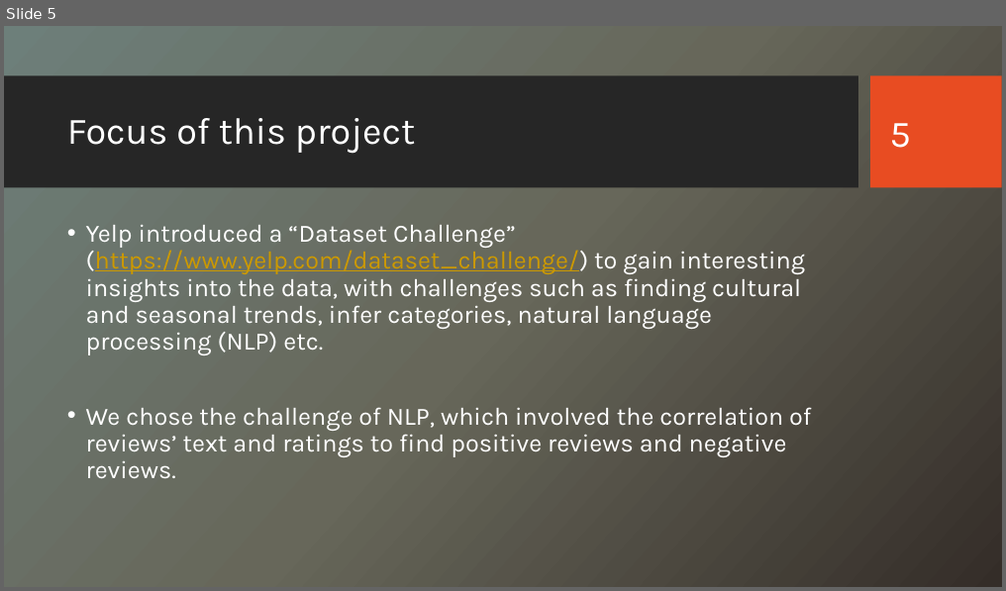
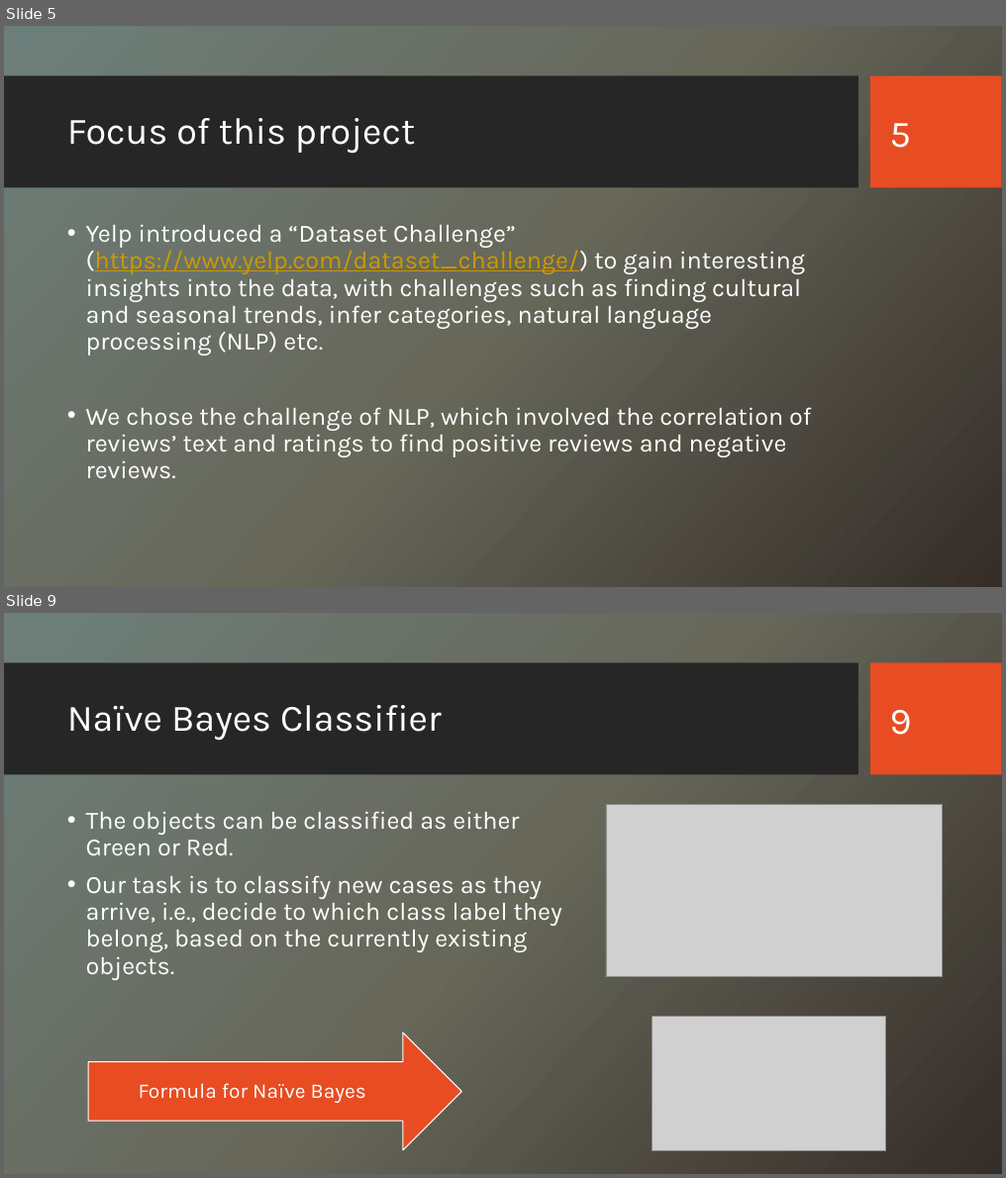
Before and after one commit to CS223-YelpReview/Yelp-NLP, a slide deck: Yelp Reviews – A Study.pptx. Shown one above the other, each under a label of ours: slide 5 before the commit, slides 5 and 9 after it; the slides between them are not shown. The pictures are 1006x591 and 1006x1178 pixels, drawn with LibreOffice and Linux fonts; fonts in the diff are those of the drawing; grey boxes stand for pictures; background and template pictures are left out. Boxes give left, top, right and bottom in pixels: in the first picture for what was removed or moved away, otherwise in the second. Text is boxed around its words. In the diff, an @@ line names an element or a change of style, - is before the commit and + after.

```diff
--- a/Yelp Reviews – A Study.pptx
+++ b/Yelp Reviews – A Study.pptx
@@ slide 9 added at box(4, 613, 1002, 1174), background picture (left out); not listed: 2 template elements that a slide beside it also shows @@
@@ title added at box(67, 705, 442, 740), 36 pt, text #FFFFFF @@
+Naïve Bayes Classifier
@@ page number added at box(890, 710, 912, 735), 36 pt, text #FFFFFF @@
+9
@@ text added at box(86, 811, 562, 980), 24 pt, text #FFFFFF @@
+• The objects can be classified as either Green or Red.
+• Our task is to classify new cases as they arrive, i.e., decide to which class label they belong, based on the currently existing objects.
@@ picture added at box(606, 804, 943, 977) @@
@@ picture added at box(652, 1017, 886, 1151) @@
@@ right arrow added at box(88, 1033, 462, 1151), fill #E84C22, outline #FFFFFF 1 pt @@
@@ text added at box(139, 1083, 366, 1103), 20 pt, text #FFFFFF @@
+Formula for Naïve Bayes
```
Also in this commit, not shown: 6 slides changed, 6 other slides added, 1 slide removed.
